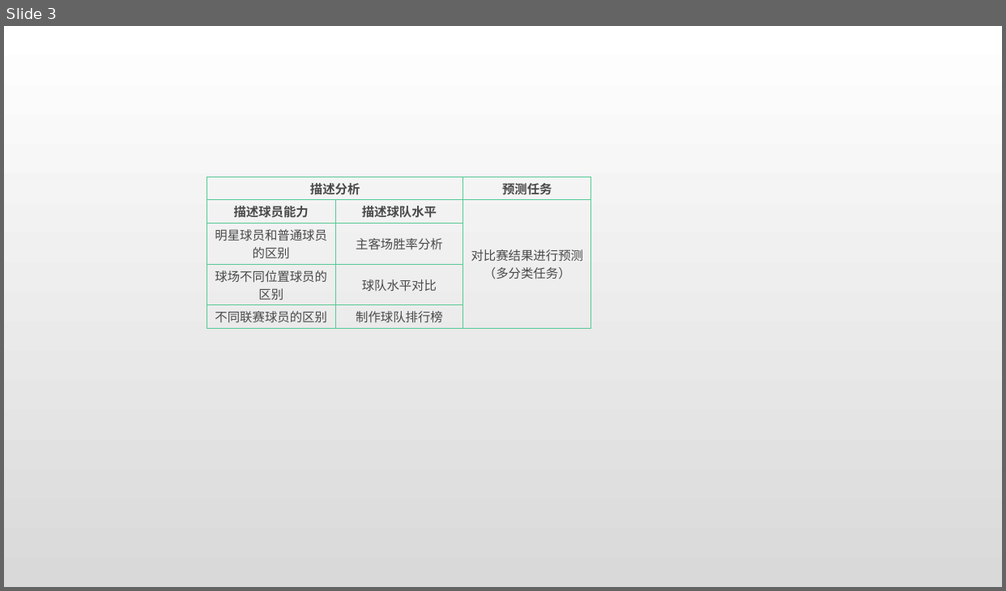
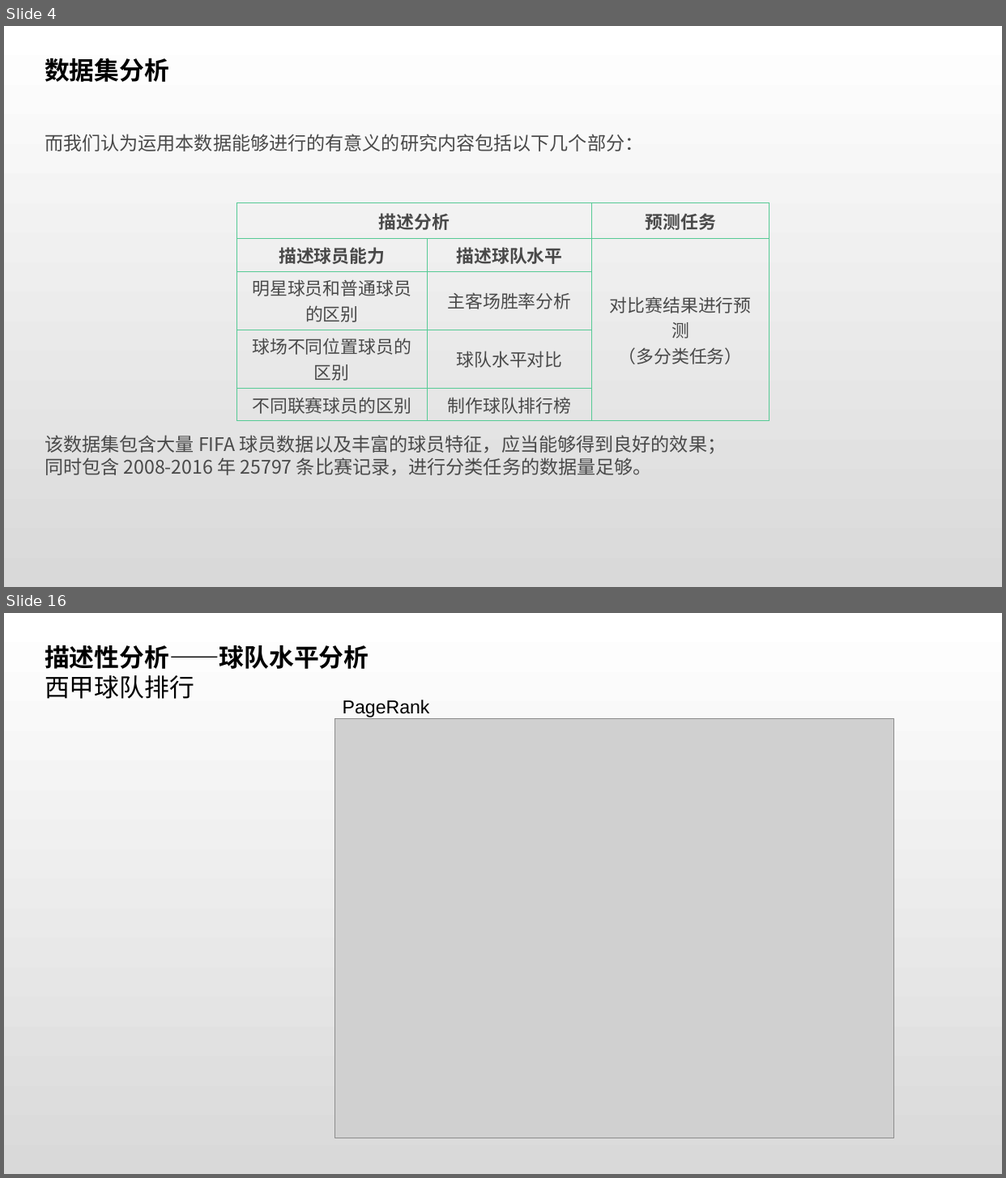
Before and after one commit to rucnyz/soccer, a slide deck: notebooks/欧洲足球展示.pptx. Shown one above the other, each under a label of ours: slide 3 before the commit, slides 4 and 16 after it; the slides between them are not shown. The pictures are 1006x591 and 1006x1178 pixels, drawn with LibreOffice and Linux fonts; fonts in the diff are those of the drawing; grey boxes stand for pictures. Boxes give left, top, right and bottom in pixels: in the first picture for what was removed or moved away, otherwise in the second. Text is boxed around its words. In the diff, an @@ line names an element or a change of style, - is before the commit and + after.

```diff
--- a/notebooks/欧洲足球展示.pptx
+++ b/notebooks/欧洲足球展示.pptx
@@ slide 16 added at (4,613,1002,1174), background gradient #FFFFFF to #D9D9D9 @@
@@ text added at (44,645,368,699), 24 pt, text #000000, bold @@
+描述性分析——球队水平分析
+西甲球队排行
@@ text added at (343,700,430,717), 18 pt, text #000000 @@
+PageRank
@@ picture added at (335,719,894,1139) @@
@@ what was slide 3 is now slide 4 @@
@@ slide 4 changed as well @@
@@ text added at (44,58,169,82), 24 pt, text #000000, bold @@
+数据集分析
@@ text added at (44,134,643,152), 18 pt, text #494949 @@
+而我们认为运用本数据能够进行的有意义的研究内容包括以下几个部分：
@@ table at (236,203,769,417) @@
@@ size 12 to 17 pt @@
@@ table: place and size @@
-table at (206,177,592,327)
+table at (236,203,769,417)
@@ text added at (44,435,727,476), 18 pt, text #494949 @@
+该数据集包含大量 FIFA 球员数据以及丰富的球员特征，应当能够得到良好的效果；
+同时包含 2008-2016 年 25797 条比赛记录，进行分类任务的数据量足够。
```
Also in this commit, not shown: 1 other slide changed, 22 other slides added, 2 other files.
